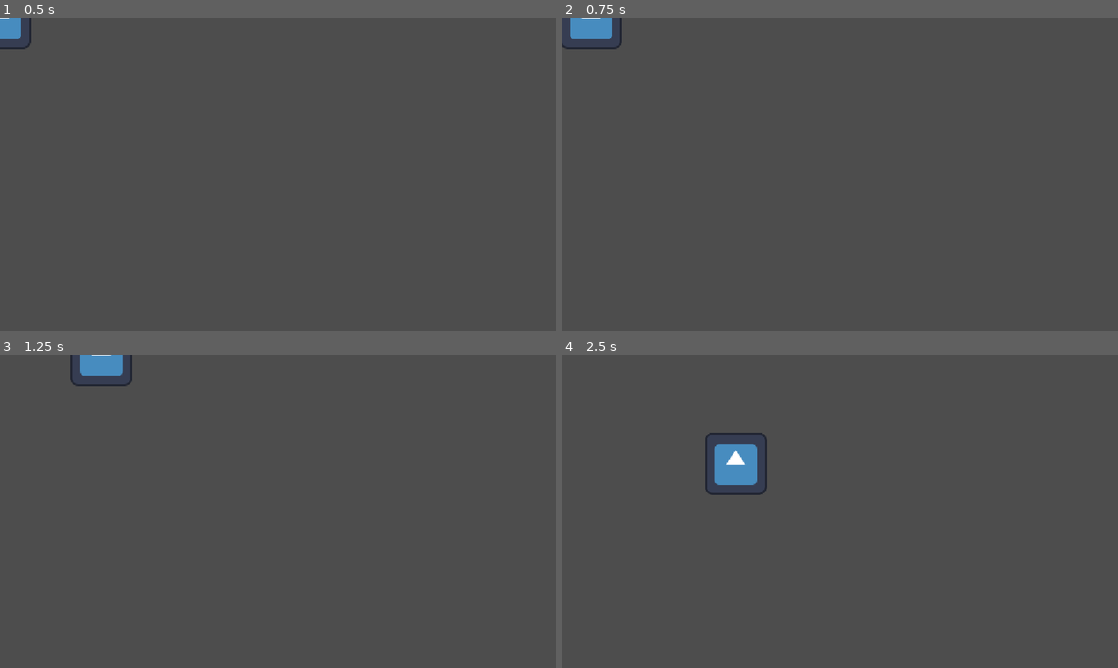
Above: before the commit, frames 1-4 (two rows, left to right).
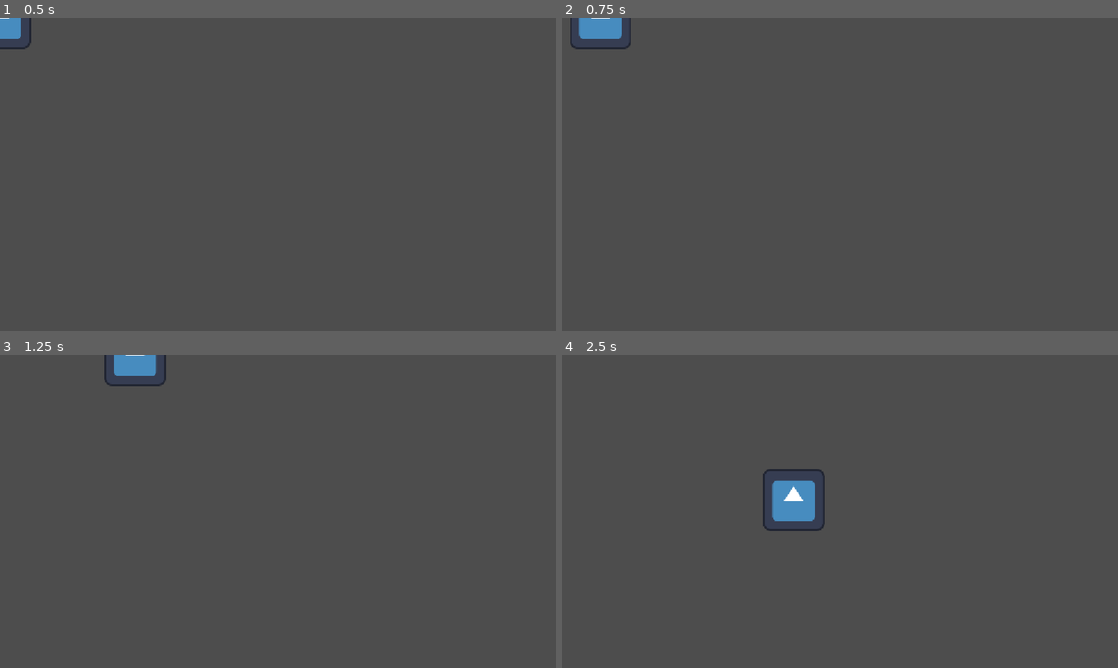
Above: after the commit, the same moments.

Repository: SousasaurusGamer/PruebaHavenGodot
Game: Godot game, scene res://jugador.tscn
Same seed, same stepped clock (60 frames per second), same inputs: the game is played once before the commit and once after it. The engine's default icon, where the game draws it, is replaced by a stand-in: a white triangle on a blue panel in a dark square.
Inputs:
- Up to frame 1 (0.5 s): no input
- Up to frame 2 (0.75 s): tap Enter at 0.5 s; hold Right (ui_right) from 0.53 s (still down)
- Up to frame 3 (1.25 s): keep holding Right (ui_right)
- Up to frame 4 (2.5 s): release Right (ui_right) at 1.28 s; hold Down (ui_down) 1.28-2.03 s; hold Right (ui_right) from 2.03 s (still down)

Frame 1 is identical in both runs. In frame 2, 0.3% of the frame differs, in the area x 0-13%, y 0-10%; in frame 3, 1.0%; in frame 4, 2.6%, in the area x 25-48%, y 24-57%.

Commit message:
Improve player movement speed

Diff:
--- a/character_body_2d.gd
+++ b/character_body_2d.gd
@@ -1,6 +1,6 @@
 extends CharacterBody2D
 
-@export var velocidad = 300.0
+@export var velocidad = 400.0
 
 func _physics_process(delta):
 	# Obtiene la dirección del teclado (flechas o WASD)
